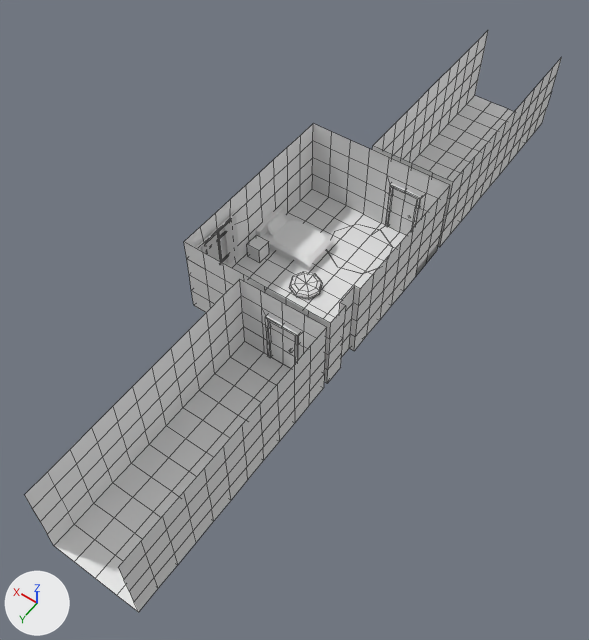
Before and after pictures for a commit that changed the Blender file Assets/Models/child room.blend.
Rendered twice from a 50 mm camera at (-23.2, 39.4, 55.2) aimed at (1.9, 4.3, 0.1). The axes (+X, +Y, +Z) are drawn at lower left. The lights are the same throughout. Mesh edges are drawn as thin lines on the coarser meshes.

In view in the first picture: 'Bed', 'Carpet', 'Curtains', 'Door Left', 'Door Right', 'Room'.
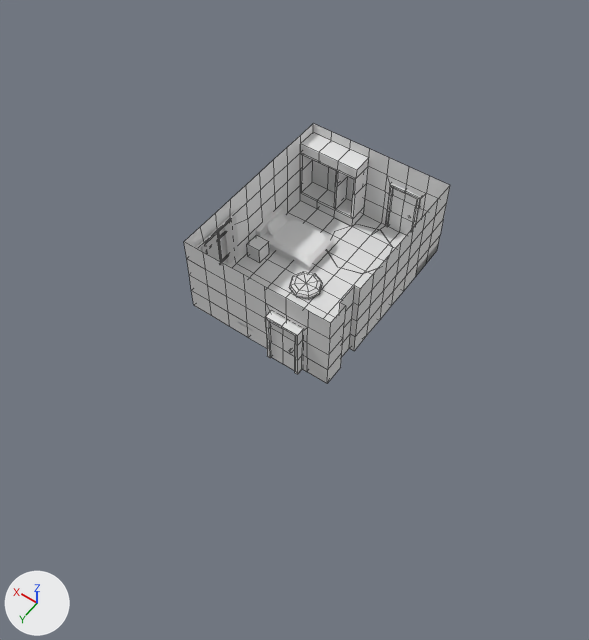
Commit message: separate room from corridors

The edits, one by one:
me_plane is used by ob_room; location (-9.0, -9.0, 0.0).
me_plane had 694 vertices, 623 faces and spanned x 5.0..19.0, y -23.5..39.5, z 0.0..8.0.
me_plane now has 350 vertices, 321 faces and spans x 5.0..19.0, y -1.6..17.6, z 0.0..8.0.
me_plane part 1: 172 vertices removed from x 5.0..13.0, y 17.5..39.5, z 0.0..8.0.
me_plane part 2: 172 vertices removed from x 5.0..13.0, y -23.5..-1.5, z 0.0..8.0.
Object 'Wardrobe' (ob_wardrobe) is now shown.

What differs and where, as boxes [x1, y1, x2, y2] in the pictures (589 x 640 px):
'Room', reshaped (50% narrower, 55% shorter): before [25, 31, 562, 612]; after [184, 124, 450, 383]
'Wardrobe', shown: after [300, 132, 369, 226]
part 1 of me_plane, deleted: before [25, 279, 327, 612]
part 2 of me_plane, deleted: before [372, 31, 562, 247]
